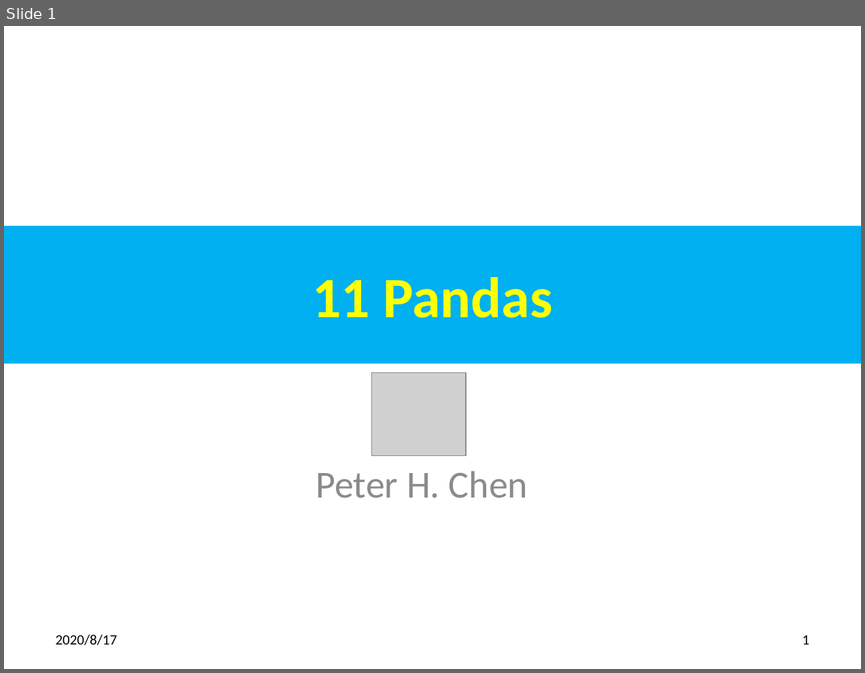
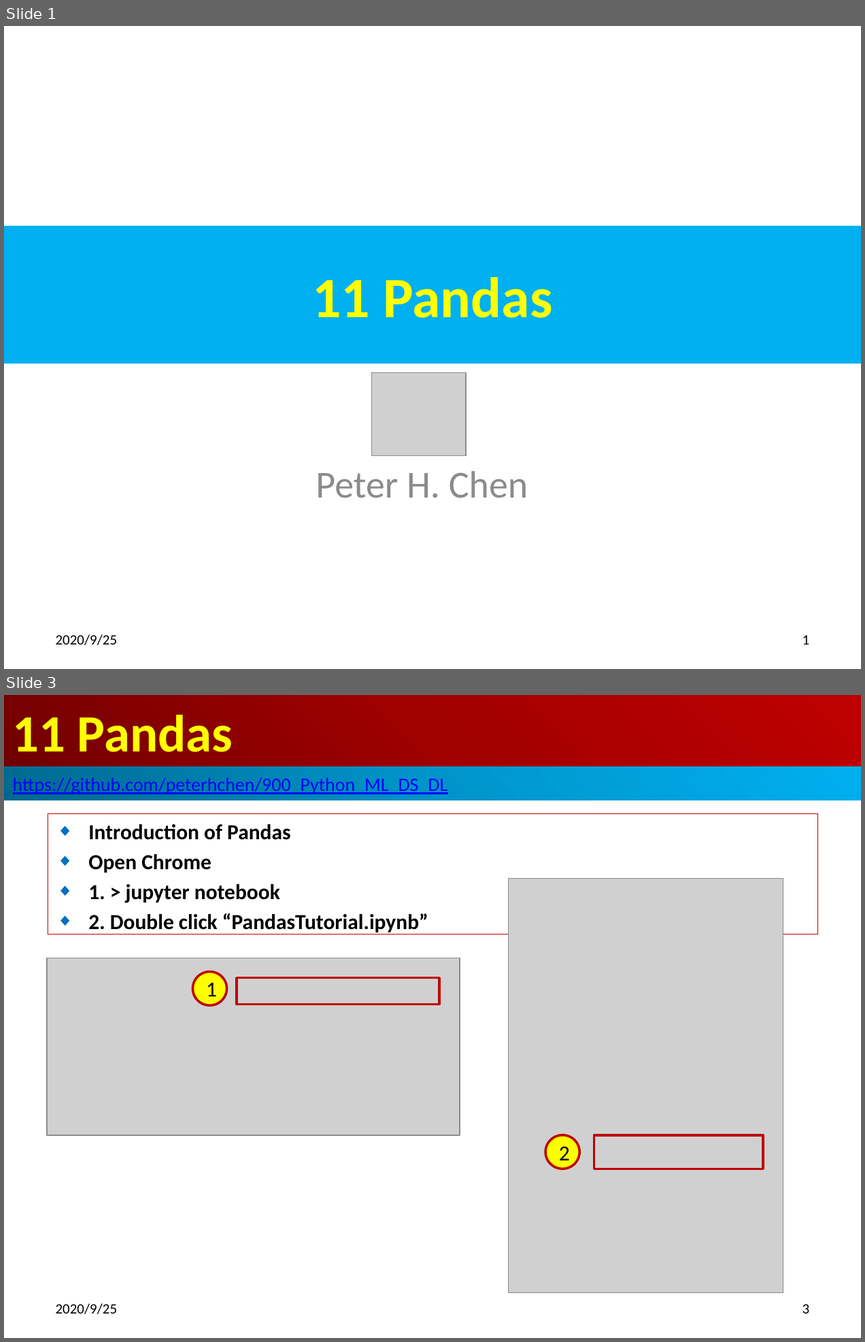
Before and after one commit to peterhchen/900_Python_ML_DS_DL, a slide deck: 011_PandaLibrary.pptx. Shown one above the other, each under a label of ours: slide 1 before the commit, slides 1 and 3 after it; the slides between them are not shown. The pictures are 865x673 and 865x1342 pixels, drawn with LibreOffice and Linux fonts; fonts in the diff are those of the drawing; grey boxes stand for pictures. Boxes give left, top, right and bottom in pixels: in the first picture for what was removed or moved away, otherwise in the second. Text is boxed around its words. In the diff, an @@ line names an element or a change of style, - is before the commit and + after.

```diff
--- a/011_PandaLibrary.pptx
+++ b/011_PandaLibrary.pptx
@@ slide 3 added at (4,695,861,1338), background #FFFFFF @@
@@ title added at (4,695,861,767), fill gradient #720000 to #A20000 to #C00000, 44 pt, text #FFFF00, bold @@
+11 Pandas
@@ rectangle added at (4,767,861,800), fill gradient #00688E to #0094CA to #00B0F0, 16 pt, text #0000FF, underline @@
+https://github.com/peterhchen/900_Python_ML_DS_DL
@@ subtitle added at (48,814,818,935), outline #C00000 0.75 pt, 18 pt, text #000000, bold @@
+◆ Introduction of Pandas
+◆ Open Chrome
+◆ 1. > jupyter notebook
+◆ 2. Double click “PandasTutorial.ipynb”
@@ picture added at (508,879,783,1292) @@
@@ picture added at (47,958,460,1136) @@
@@ ellipse added at (192,972,227,1005), fill #FFFF00, outline #C00000 2 pt, 18 pt, text #000000 @@
+1
@@ rectangle added at (237,978,439,1004), outline #C00000 2 pt @@
@@ ellipse added at (545,1134,580,1168), fill #FFFF00, outline #C00000 2 pt, 18 pt, text #000000 @@
+2
@@ rectangle added at (594,1136,763,1169), outline #C00000 2 pt @@
@@ text added at (56,1303,118,1314), 12 pt, text #000000 @@
+2020/9/25
@@ page number added at (802,1304,810,1313), 12 pt, text #000000 @@
+3
@@ slide 1 changed as well @@
@@ text at (56,634,118,645): text changed @@
-2020/8/17
+2020/9/25
```
Also in this commit, not shown: 6 other slides changed, 35 other slides added, 3 slides removed.
